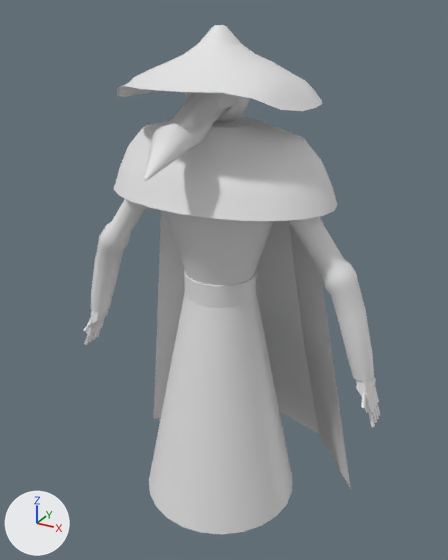
An edit to the FBX model 3DModels/PlagueDoctor.FBX, drawn before and after from the same camera.
The view is the same before and after, from a camera (50 mm lens) standing at (9.8, -17.55, 17.71) and looking at (-0.22, 0.67, 8.6). Lighting does not change. The marker at lower left points along +X, +Y and +Z. Where no turn or scale is listed for an object, it has been applied to the vertices.

Objects in the first picture: 'Bottom', 'Cape', 'Cylinder020', 'Cylinder021', 'Cylinder022', 'Cylinder023', 'Cylinder027', 'Hand002', 'Hand003', 'Hat', 'HatTop', 'LArm002', 'LArm003', 'MiddleBody', 'Næb', 'RArm001', 'RArm002', 'Shoulders', 'Upperbody'.
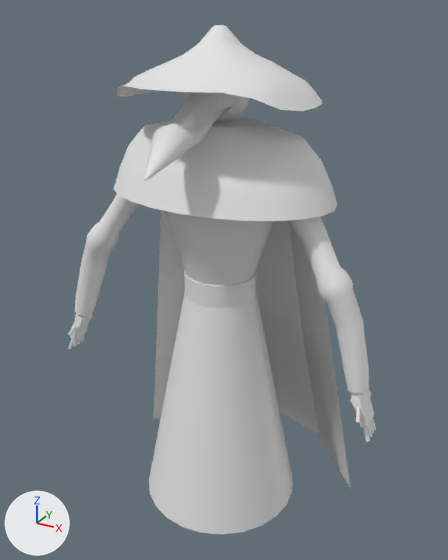
Where the newer file only moved an object's origin or applied its transform, the numbers keep the older frame.

Edits to the bpy script that builds the scene:
```text
Change me_mesh_007:
    used by ob_larm002; location = (2.31, -0.15, 12.81); rotation_euler = (0.0, 2.531, 0.0), in degrees (0, 145, 0); scale = (0.00924, 0.01, 0.00924)
    remove me_mesh_007.from_pydata(...)  # 72 vertices, 140 faces; spans x -67.0..146.0, y -67.0..80.0, z 0.0..756.0
    add me_mesh_007.from_pydata(...)  # 72 vertices, 140 faces; spans x -41.0..352.0, y -114.0..63.0, z -618.0..40.0
    me_mesh_007 part 2: the whole mesh is rebuilt
Change me_mesh_009:
    where me_mesh_009.from_pydata(...)  # 72 vertices, 140 faces; spans x -67.0..146.0, y -67.0..80.0, z 0.0..756.0
    used by ob_larm003; location = (-2.31, -0.15, 12.81); rotation_euler = (3.142, 0.611, 0.0), in degrees (180, 35, 0); scale = (0.00924, 0.01, 0.00924)
    me_mesh_009 part 1: the whole mesh is multiplied about its middle by the matrix ((0.757, 0.002, -0.53), (-0.048, -0.996, -0.073), (-0.528, 0.081, -0.754)), then moved by (-144.0, -21.0, -592.0)
Change me_mesh_011:
    where me_mesh_011.from_pydata(...)  # 50 vertices, 48 faces; spans x -21.0..21.0, y -35.1..38.0, z -20.6..48.9
    used by ob_hand003; location = (-5.475, -0.326, 6.054); rotation_euler = (-1.915, 0.0, -1.567), in degrees (-110, 0, -90); scale = (-0.0187, -0.0165, -0.00648)
    me_mesh_011 part 3: the whole mesh is moved by (14.6, -33.2, 315.5)
Change ob_rarm001:
    ob_rarm001.location: (5.682, -0.746, 5.874) -> (346.1, -144.4, -689.2)
    ob_rarm001.scale: (0.0117, 0.00888, 0.0115) -> (1.24, 0.888, 1.09)
Remove ob_rarm002:
    ob_rarm002 = bpy.data.objects.new('RArm002', me_mesh_017)
Change ob_larm002:
    ob_larm002.rotation_euler: (0.0, 2.531, 0.0) -> (-0.00345, 0.0, 0.0)  # degrees (0, 145, 0) -> degrees (-0.2, 0, 0)
    ob_larm002.scale: (0.00924, 0.01, 0.00924) -> (0.01, 0.01, 0.01)
Change ob_cylinder020:
    ob_cylinder020.location: (5.973, -0.404, 5.066) -> (375.2, -110.2, -770.0)
    ob_cylinder020.scale: (0.0119, 0.00896, 0.0116) -> (1.21, 0.896, 1.14)
Change ob_hand002:
    add ob_hand002.parent = ob_larm002
    ob_hand002.location: (5.52, -0.0374, 6.054) -> (329.8, -73.48, -671.2)
    ob_hand002.scale: (0.0187, 0.0165, 0.00648) -> (1.87, 1.65, 0.648)
Change ob_cylinder023:
    ob_cylinder023.location: (5.976, 0.282, 5.066) -> (375.4, -41.52, -770.0)
    ob_cylinder023.scale: (0.0119, 0.00896, 0.0116) -> (1.19, 0.896, 1.15)
Change ob_cylinder022:
    ob_cylinder022.location: (5.975, 0.0582, 5.066) -> (375.3, -63.92, -770.0)
    ob_cylinder022.scale: (0.0119, 0.00896, 0.0116) -> (1.19, 0.896, 1.16)
Change ob_cylinder027:
    ob_cylinder027.location: (-5.931, -0.00611, 5.066) -> (14.59, -52.52, -29.34)
    ob_cylinder027.scale: (-0.0119, -0.00896, -0.0116) -> (0.633, 1.38, 0.702)
Change ob_larm003:
    ob_larm003.location: (-2.31, -0.15, 12.81) -> (-3.31, -0.36, 11.89)
    ob_larm003.rotation_euler: (3.142, 0.611, 0.0) -> (0.0046, 0.0, 0.0)  # degrees (180, 35, 0) -> degrees (0.3, 0, 0)
    ob_larm003.scale: (0.00924, 0.01, 0.00924) -> (0.01, 0.01, 0.01)
Change ob_hand003:
    add ob_hand003.parent = ob_larm003
    ob_hand003.location: (-5.475, -0.326, 6.054) -> (-41.1, -81.78, -604.6)
    ob_hand003.scale: (-0.0187, -0.0165, -0.00648) -> (-1.87, -1.65, -0.648)
Change ob_cylinder021:
    ob_cylinder021.location: (5.974, -0.158, 5.066) -> (375.3, -85.51, -770.0)
    ob_cylinder021.scale: (0.0119, 0.00896, 0.0116) -> (1.19, 0.896, 1.15)
Add ob_cylinder_tomel:
    ob_cylinder_tomel = bpy.data.objects.new('Cylinder Tomel', me_mesh_015_1)  # 48 vertices, 92 faces; spans x 41.2..55.4, y -247.8..-233.6, z -37.5..5.2
    ob_cylinder_tomel.parent = ob_hand003
    ob_cylinder_tomel.location = (-28.43, -4.027, 0.457)
    ob_cylinder_tomel.rotation_euler = (-1.571, 0.0, -0.786)  # degrees (-90, 0, -45)
    ob_cylinder_tomel.scale = (0.698, 1.37, 0.625)
```

What differs and where, as boxes (x1, y1, x2, y2) in the pictures (448 x 560 px):
'LArm002', reshaped, turned, rescaled
    before: (287, 216, 374, 381)
    after: (288, 216, 369, 393)
'LArm003', reshaped, moved, turned, rescaled
    before: (91, 199, 147, 313)
    after: (75, 194, 139, 316)
'Hand002', moved, rescaled, turned
    before: (356, 377, 379, 413)
    after: (350, 390, 374, 427)
'Hand003', moved, turned, rescaled
    before: (86, 311, 108, 335)
    after: (70, 313, 92, 340)
'RArm001', moved, rescaled, turned
    before: (361, 393, 366, 409)
    after: (356, 407, 361, 423)
'Cylinder020', turned, rescaled, moved
    before: (368, 413, 375, 427)
    after: (363, 427, 370, 442)
'Cylinder021', moved, rescaled, turned
    before: (372, 411, 377, 423)
    after: (367, 425, 372, 438)
'Cylinder023', moved, rescaled, turned
    before: (376, 404, 381, 416)
    after: (371, 418, 376, 430)
'Cylinder022', moved, rescaled, turned
    before: (374, 407, 379, 419)
    after: (369, 422, 374, 434)
'Cylinder027', moved, turned, rescaled
    before: (96, 330, 100, 338)
    after: (80, 334, 85, 342)
'RArm002', deleted
    before: (83, 320, 92, 332)
'Cylinder Tomel', added
    after: (68, 325, 76, 336)
